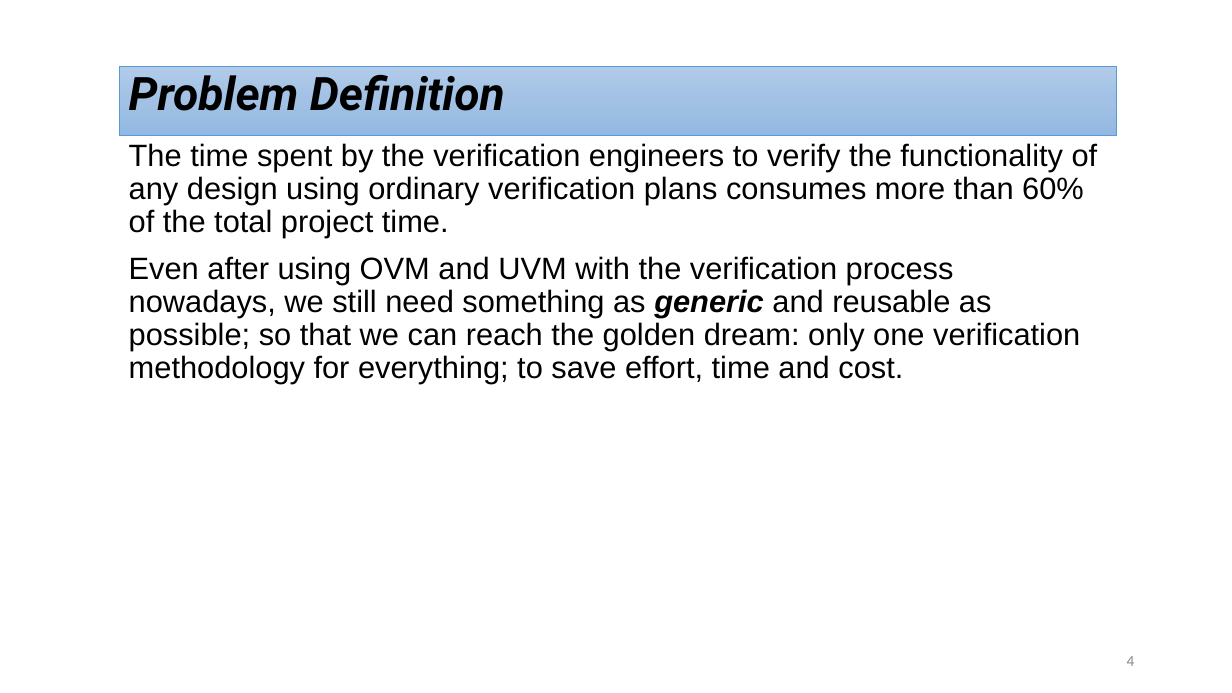
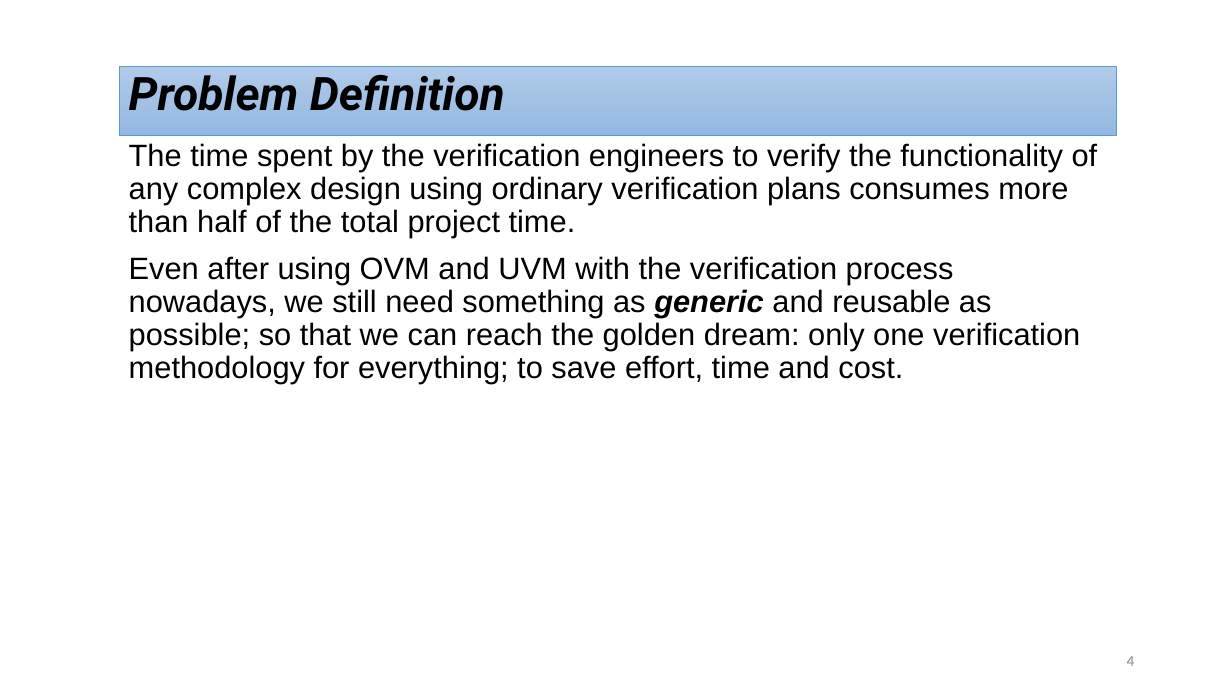
Before and after one commit to cufeolm/codeGP, a slide deck: slide 4 of Project_progress_Agenda.pptx. Drawn at 1232x693 pixels with LibreOffice and Linux fonts; fonts in the diff are those of the drawing. Boxes give left, top, right and bottom in pixels: in the first picture for what was removed or moved away, otherwise in the second. Text is boxed around its words. In the diff, an @@ line names an element or a change of style, - is before the commit and + after.

```diff
--- a/Project_progress_Agenda.pptx
+++ b/Project_progress_Agenda.pptx
@@ text at (x1=129, y1=143, x2=1098, y2=238): text changed @@
-The time spent by the verification engineers to verify the functionality of any design using ordinary verification plans consumes more than 60% of the total project time.
+The time spent by the verification engineers to verify the functionality of any complex design using ordinary verification plans consumes more than half of the total project time.
```
Also in this commit, not shown: 6 other slides changed.
